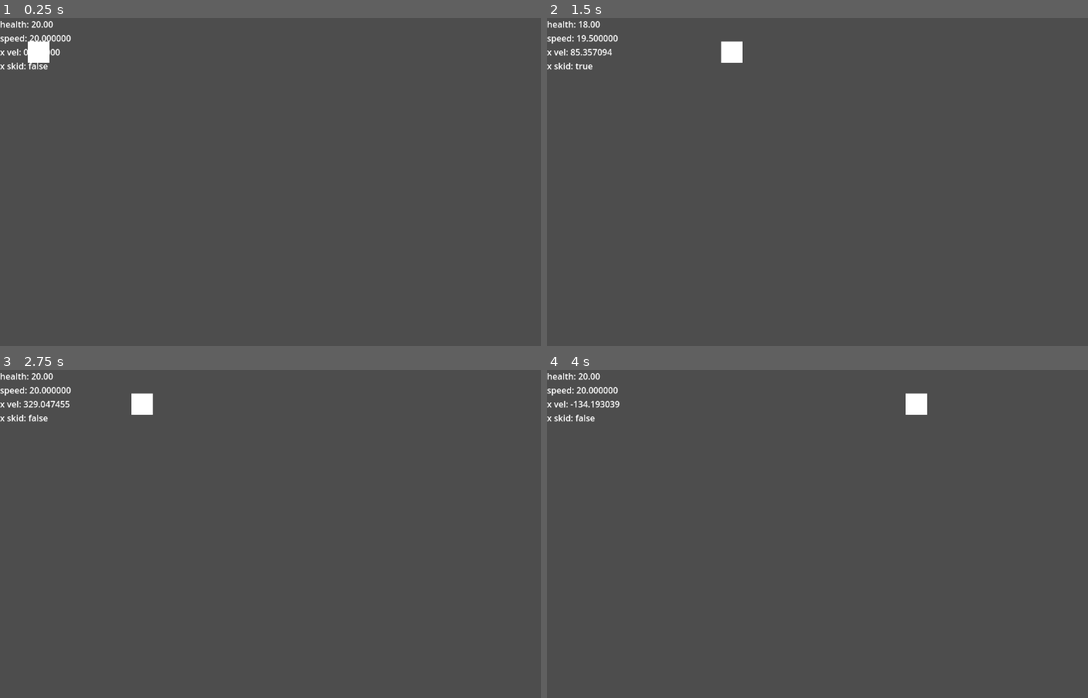
Above: before the commit, frames 1-4 (two rows, left to right).
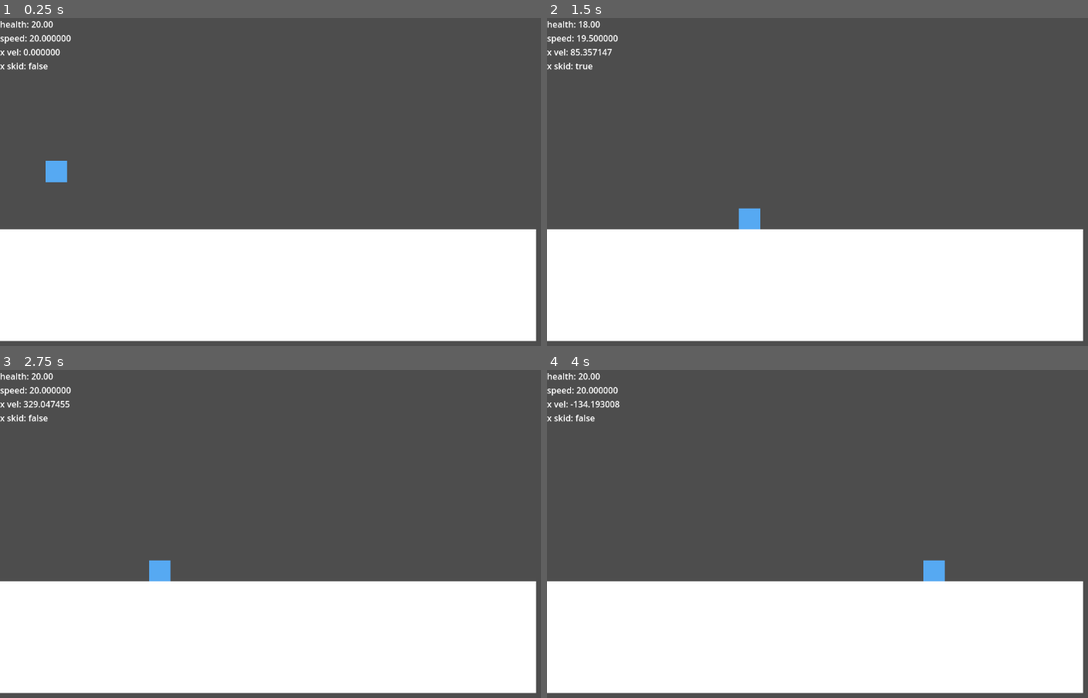
Above: after the commit, the same moments.

Repository: cannibalCaprine/TenVis
Game: Godot game, scene res://game.tscn
Same seed, same stepped clock (60 frames per second), same inputs: the game is played once before the commit and once after it.
Inputs:
- Up to frame 1 (0.25 s): no input
- Up to frame 2 (1.5 s): hold Right (ui_right) 0.53-1.28 s; hold E 0.53-1.28 s; hold Left (ui_left) from 1.28 s (still down); tap Q at 1.35 s
- Up to frame 3 (2.75 s): release Left (ui_left) at 2.03 s; hold Right (ui_right) from 2.03 s (still down); hold E from 2.03 s (still down)
- Up to frame 4 (4 s): release E at 2.78 s; tap Q at 2.85 s; release Right (ui_right) at 3.53 s; hold Left (ui_left) from 3.53 s (still down); hold E from 3.53 s (still down)

The runs differ from the first frame. In frame 1, 35% of the frame differs, in the area x 0-100%, y 7-99%; in frame 2, 35%; in frame 3, 35%; in frame 4, 35%.

Commit message:
Added a platform for the player to move on, as well as gravity

Diff:
--- a/game.tscn
+++ b/game.tscn
@@ -1,14 +1,29 @@
-[gd_scene load_steps=3 format=3 uid="uid://c4jlt6hl3wvi1"]
+[gd_scene load_steps=4 format=3 uid="uid://c4jlt6hl3wvi1"]
 
 [ext_resource type="Script" path="res://game.gd" id="1_1eiyq"]
 [ext_resource type="PackedScene" uid="uid://d17mxuvpdbpyj" path="res://player.tscn" id="1_4bfg3"]
+
+[sub_resource type="RectangleShape2D" id="RectangleShape2D_5cbqa"]
+size = Vector2(1000, 208.5)
 
 [node name="Game" type="Node2D"]
 script = ExtResource("1_1eiyq")
 
 [node name="Player" parent="." instance=ExtResource("1_4bfg3")]
-position = Vector2(72, 64)
+position = Vector2(105, 247)
 
 [node name="Label" type="Label" parent="."]
 offset_right = 175.0
 offset_bottom = 28.0
+
+[node name="RigidBody2D" type="RigidBody2D" parent="."]
+gravity_scale = 0.0
+
+[node name="CollisionShape2D" type="CollisionShape2D" parent="RigidBody2D"]
+position = Vector2(500, 500)
+shape = SubResource("RectangleShape2D_5cbqa")
+
+[node name="ColorRect" type="ColorRect" parent="RigidBody2D"]
+offset_top = 395.0
+offset_right = 1000.0
+offset_bottom = 604.0
--- a/player.gd
+++ b/player.gd
@@ -14,6 +14,9 @@
 var max_speed: float = 600
 var min_skid: float = 400
 
+var grav_accel: float = 20;
+var max_fall: float = 200
+
 # Called when the node enters the scene tree for the first time.
 func _ready() -> void:
 	pass # Replace with function body.
@@ -23,7 +26,7 @@
 #func _process(_delta: float) -> void:
 	#pass
 
-func _physics_process(delta: float) -> void:
+func _physics_process(_delta: float) -> void:
 	var prev_x_sign = signf(velocity.x)
 	get_input();
 	velocity.x = clampf(velocity.x, -max_speed, max_speed)
@@ -31,14 +34,13 @@
 	# round it down
 	if(Global.basically_zero(velocity.x, 1)):
 		velocity.x = 0
-	if(Global.basically_zero(velocity.y, 1)):
-		velocity.y = 0
 
 	if signf(velocity.x) != prev_x_sign || signf(velocity.x) == 0:
 		x_skid = false
 
-	var motion = velocity*delta;
-	move_and_collide(motion);
+	velocity.y += 20
+
+	move_and_slide();
 
 func get_input() -> void:
 	var curr_accel = lerpf(accel, 0, velocity.length() / max_speed)
@@ -65,11 +67,11 @@
 	velocity.x += x_accel
 	if x_skid:
 		if x_dir == 0:
-			velocity *= 0.85
+			velocity.x *= 0.85
 		else:
-			velocity *= 0.9
+			velocity.x *= 0.9
 	elif x_dir == 0:
-		velocity *= 0.7
+		velocity.x *= 0.7
 
 	if Input.is_key_pressed(KEY_E):
 		health += 0.5
--- a/player.tscn
+++ b/player.tscn
@@ -13,6 +13,7 @@
 offset_top = -20.0
 offset_right = 20.0
 offset_bottom = 20.0
+color = Color(0.336155, 0.663433, 0.947763, 1)
 
 [node name="CollisionShape2D" type="CollisionShape2D" parent="."]
 shape = SubResource("RectangleShape2D_shas0")
